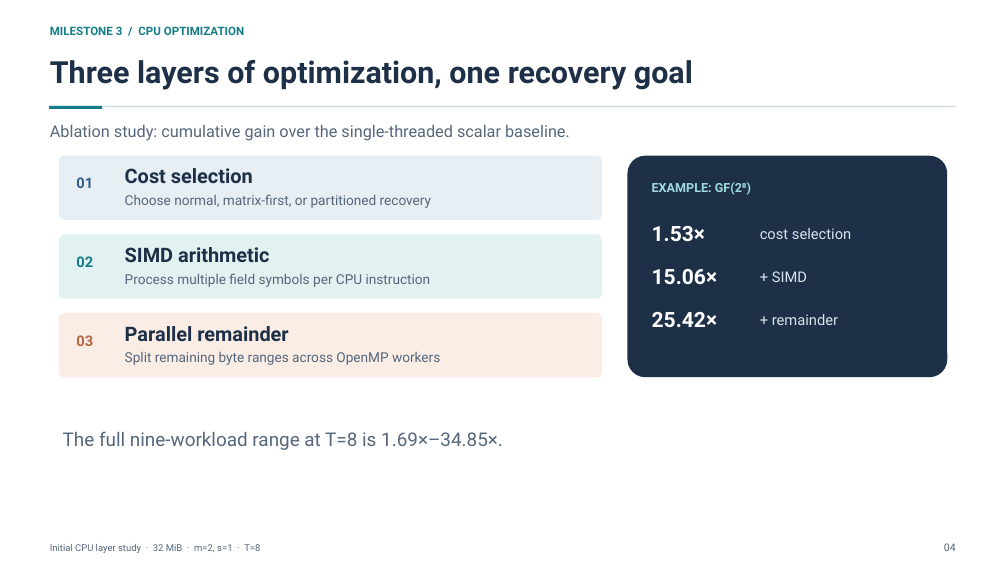
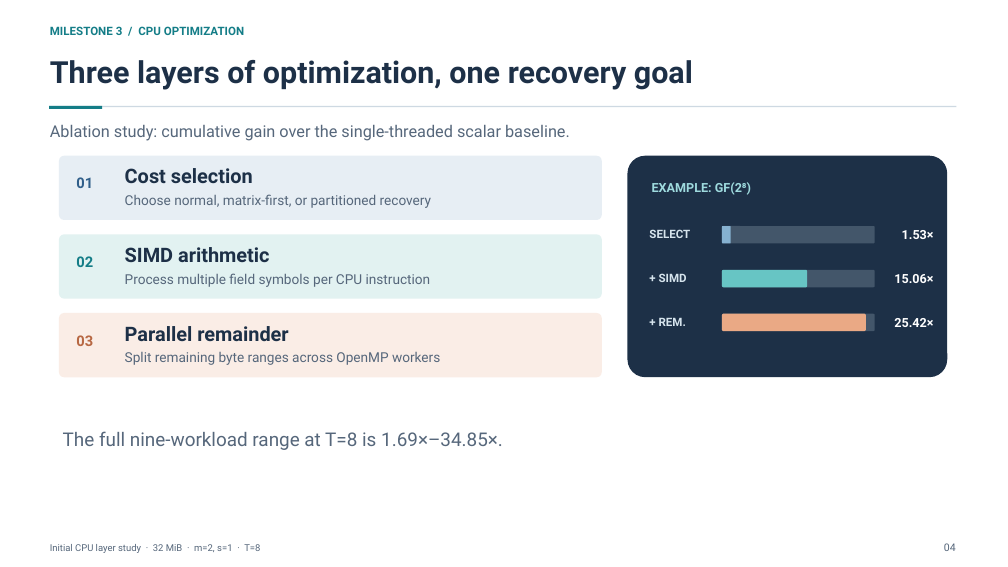
Before and after one commit to Advay2006/parallel_Computing_gPPM, a slide deck: slide 4 of docs/Final_Presentation.pptx. Drawn at 1008x567 pixels with LibreOffice and Linux fonts; fonts in the diff are those of the drawing. Boxes give left, top, right and bottom in pixels: in the first picture for what was removed or moved away, otherwise in the second. Text is boxed around its words. In the diff, an @@ line names an element or a change of style, - is before the commit and + after.

```diff
--- a/docs/Final_Presentation.pptx
+++ b/docs/Final_Presentation.pptx
@@ text added at box(649, 229, 690, 238), 11 pt, text #D6E4ED, bold @@
+SELECT
@@ rounded rectangle added at box(722, 226, 875, 243), fill #43566A @@
@@ rounded rectangle added at box(722, 226, 730, 243), fill #86B1D0 @@
@@ text removed at box(760, 228, 851, 239) @@
-cost selection
@@ text "1.53×": place and size @@
-text "1.53×" at box(652, 226, 705, 242)
+text "1.53×" at box(902, 230, 934, 239)
@@ text "+ SIMD": place and size @@
-text "+ SIMD" at box(772, 271, 807, 282)
+text "+ SIMD" at box(659, 273, 687, 282)
@@ text "+ SIMD" at box(659, 273, 687, 282): size 14 to 11 pt, bold on @@
@@ text "15.06×": place and size @@
-text "15.06×" at box(652, 269, 718, 284)
+text "15.06×" at box(894, 274, 933, 283)
@@ rounded rectangle added at box(722, 270, 875, 287), fill #43566A @@
@@ rounded rectangle added at box(722, 270, 808, 287), fill #67C5C4 @@
@@ text added at box(659, 318, 686, 326), 11 pt, text #D6E4ED, bold @@
++ REM.
@@ rounded rectangle added at box(722, 314, 875, 331), fill #43566A @@
@@ rounded rectangle added at box(722, 314, 866, 331), fill #EAA985 @@
@@ text removed at box(772, 314, 838, 325) @@
-+ remainder
@@ size 20 to 12 pt; alignment left to right in 3 elements at box(902, 230, 934, 239), box(894, 274, 933, 283), box(894, 318, 933, 327) @@
@@ text "25.42×": place and size @@
-text "25.42×" at box(652, 312, 718, 327)
+text "25.42×" at box(894, 318, 933, 327)
```
Also in this commit, not shown: 3 other slides changed, 3 other files.
